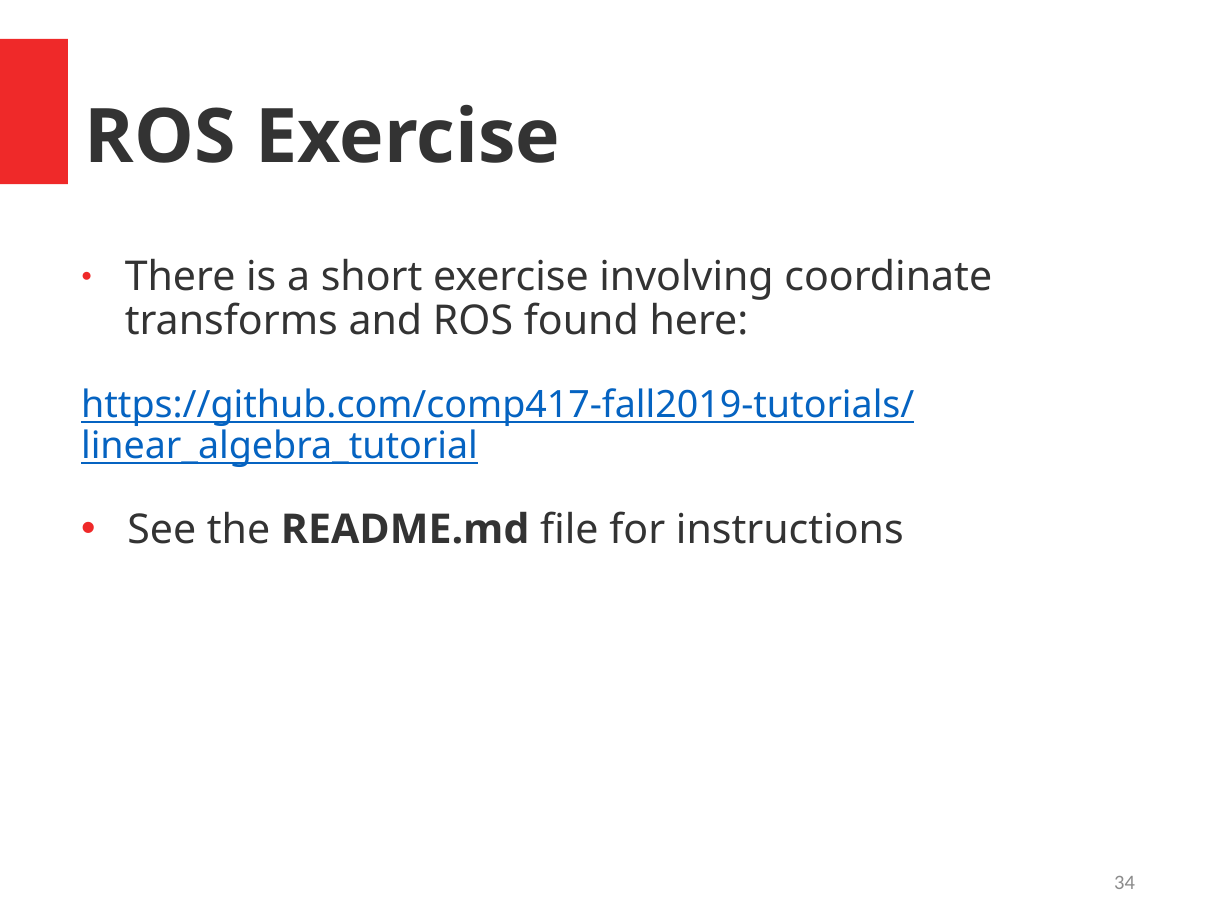
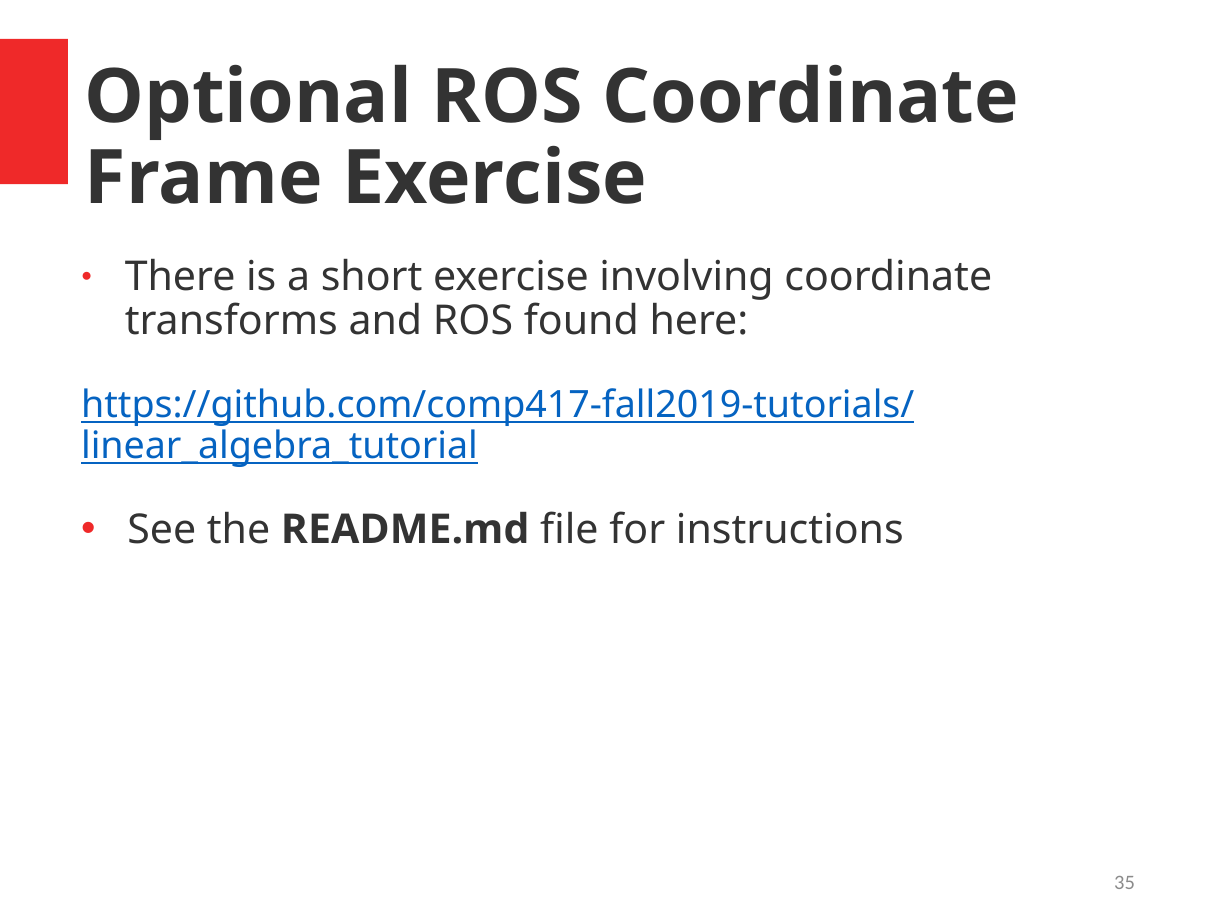
Before and after one commit to comp417-fall2019-tutorials/linear_algebra_tutorial, a slide deck: slide 35 of documentation/LinearAlgebra_Tutorial.pptx (slide 34 before the commit). Drawn at 1232x924 pixels with LibreOffice and Linux fonts; fonts in the diff are those of the drawing. Boxes give left, top, right and bottom in pixels: in the first picture for what was removed or moved away, otherwise in the second. Text is boxed around its words. In the diff, an @@ line names an element or a change of style, - is before the commit and + after.

```diff
--- a/documentation/LinearAlgebra_Tutorial.pptx
+++ b/documentation/LinearAlgebra_Tutorial.pptx
@@ title at (85,64,1020,204): text changed @@
-ROS Exercise
+Optional ROS Coordinate Frame Exercise
@@ page number at (1114,876,1135,889): text changed @@
-34
+35
```
Also in this commit, not shown: 6 other slides changed, 1 slide added, 3 other files.
